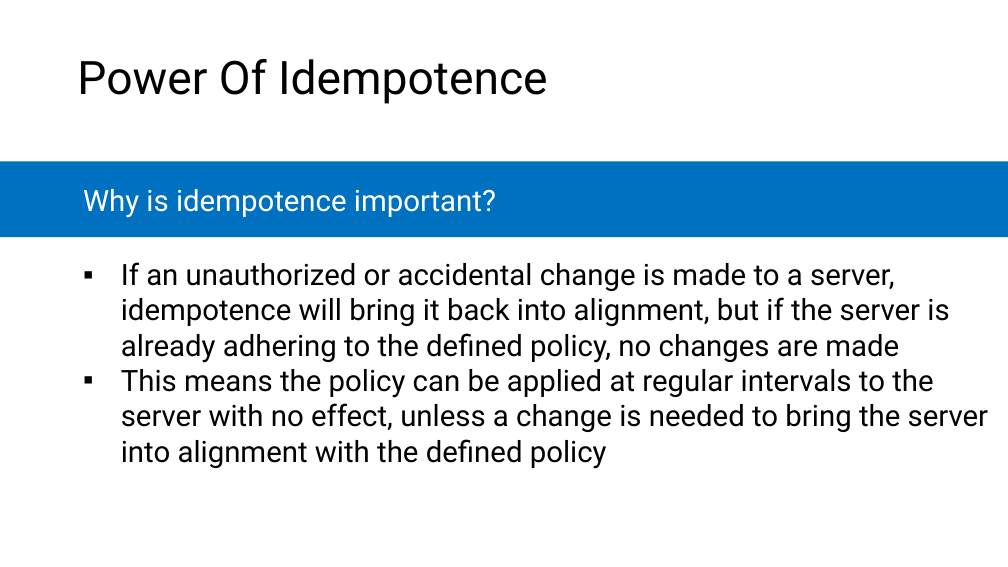
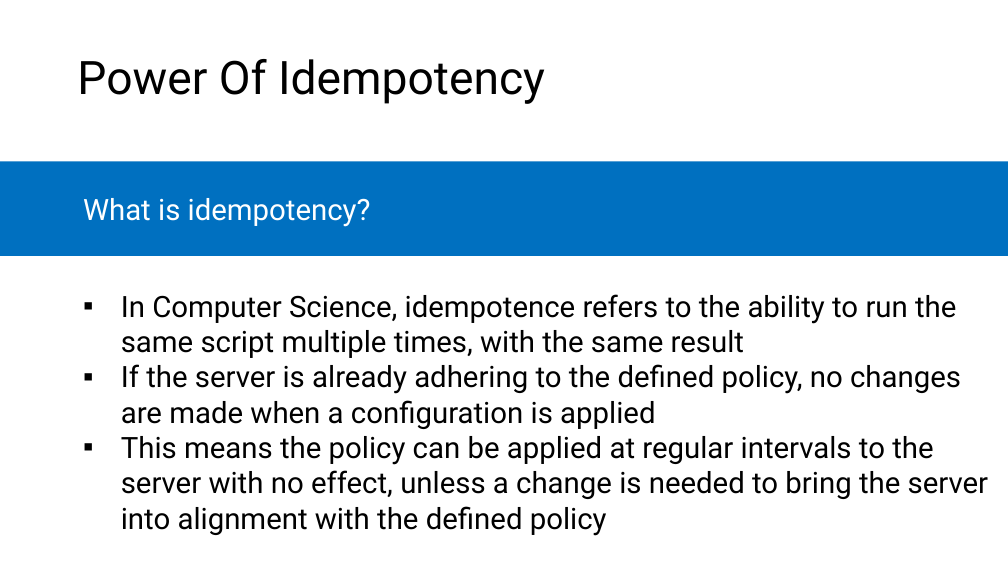
Before and after one commit to microsoft/AcademicContent, a slide deck: slide 15 of Complimentary Course Content/Module7/Lessons/Module7_Lesson2 Configuration Management.pptx (slide 16 before the commit). Drawn at 1008x567 pixels with LibreOffice and Linux fonts; fonts in the diff are those of the drawing. Boxes give left, top, right and bottom in pixels: in the first picture for what was removed or moved away, otherwise in the second. Text is boxed around its words. In the diff, an @@ line names an element or a change of style, - is before the commit and + after.

```diff
--- a/Complimentary Course Content/Module7/Lessons/Module7_Lesson2 Configuration Management.pptx
+++ b/Complimentary Course Content/Module7/Lessons/Module7_Lesson2 Configuration Management.pptx
@@ text at <box>77,59,545,104</box>: text changed @@
-Power Of Idempotence
+Power Of Idempotency
@@ rectangle "What is idempotency?": place and size @@
-rectangle "What is idempotency?" at <box>0,161,1008,237</box>
+rectangle "What is idempotency?" at <box>0,161,1008,256</box>
@@ text in rectangle at <box>83,198,371,227</box>: text changed @@
-Why is idempotence important?
+What is idempotency?
@@ text "In Computer Science, idempotence refers ...": place and size @@
-text "In Computer Science, idempotence refers ..." at <box>121,262,988,469</box>
+text "In Computer Science, idempotence refers ..." at <box>121,294,988,536</box>
@@ text at <box>121,294,961,429</box>: text changed @@
-    ▪ If an unauthorized or accidental change is made to a server, idempotence will bring it back into alignment, but if the server is already adhering to the defined policy, no changes are made
+    ▪ In Computer Science, idempotence refers to the ability to run the same script multiple times, with the same result
+    ▪ If the server is already adhering to the defined policy, no changes are made when a configuration is applied
```
Also in this commit, not shown: 5 other slides changed, 1 slide removed, 2 other files.
